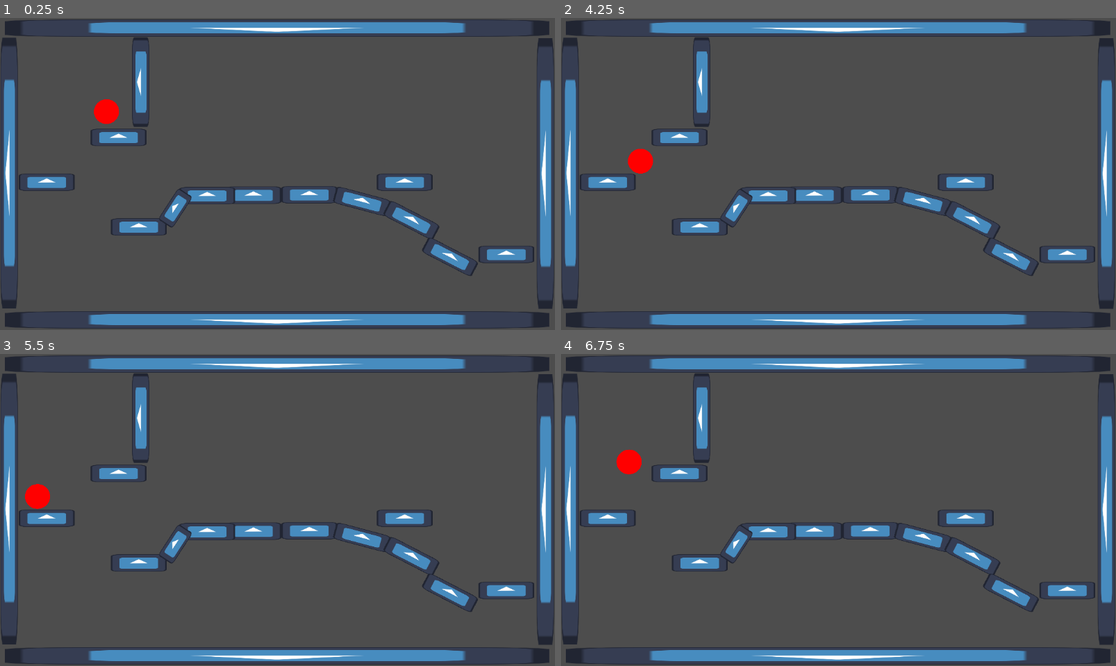
Above: before the commit, frames 1-4 (two rows, left to right).
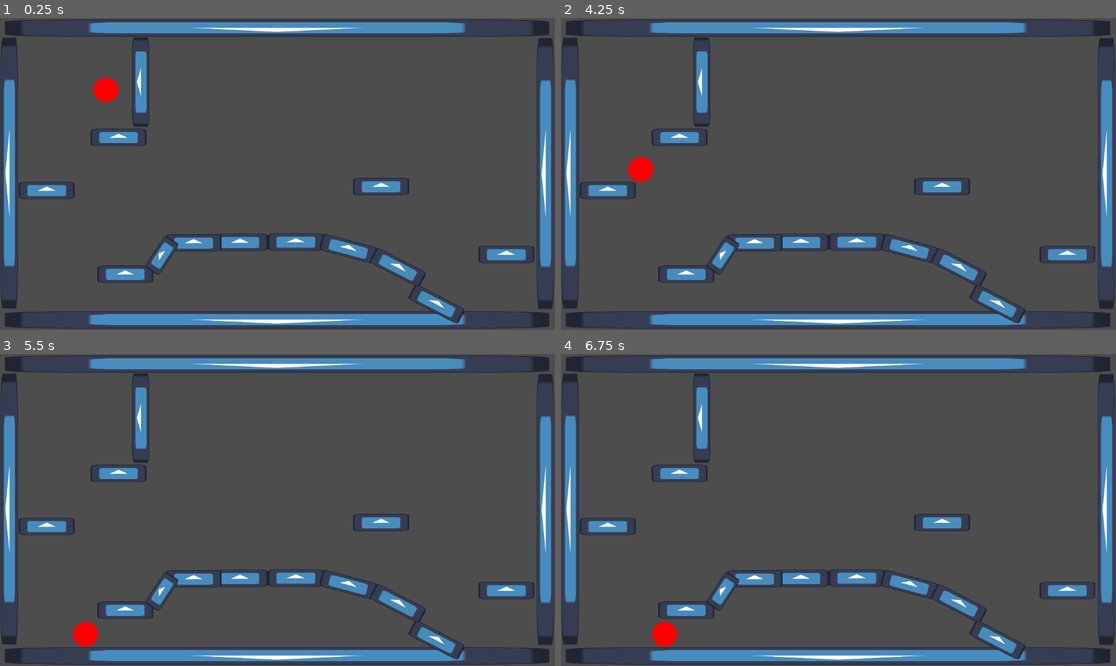
Above: after the commit, the same moments.

Repository: 4drian23/Reproducir-movimiento-en-Godot
Game: Godot game, scene res://Mundo/mundo.tscn
Same seed, same stepped clock (60 frames per second), same inputs: the game is played once before the commit and once after it. The engine's default icon, where the game draws it, is replaced by a stand-in: a white triangle on a blue panel in a dark square.
Inputs:
- Up to frame 1 (0.25 s): no input
- Up to frame 2 (4.25 s): tap Enter (ui_accept) at 0.5, 0.77, 1.52, 3.02, 3.77 s; hold Right (ui_right) 0.53-2.03 s; hold Left (ui_left) 2.03-2.78 s; hold Right (ui_right) from 2.78 s (still down)
- Up to frame 3 (5.5 s): release Right (ui_right) at 4.28 s; hold Left (ui_left) 4.28-5.03 s; tap Enter (ui_accept) at 4.52 s; hold Right (ui_right) from 5.03 s (still down)
- Up to frame 4 (6.75 s): release Right (ui_right) at 5.78 s; hold Left (ui_left) from 5.78 s (still down); tap Enter (ui_accept) at 6.02 s

The runs differ from the first frame. In frame 1, 6.6% of the frame differs, in the area x 3-87%, y 19-98%; in frame 2, 6.3%; in frame 3, 6.6%, in the area x 3-87%, y 41-98%; in frame 4, 6.6%.

Commit message:
Algunos Retoques

Diff:
--- a/Mundo/mundo.tscn
+++ b/Mundo/mundo.tscn
@@ -28,7 +28,7 @@
 [node name="plataformas" type="Node" parent="."]
 
 [node name="Plataforma4" parent="plataformas" instance=ExtResource("1_uogqy")]
-position = Vector2(97, 341)
+position = Vector2(97, 358)
 rotation = 3.13965
 scale = Vector2(0.911816, -0.27804)
 
@@ -38,17 +38,17 @@
 scale = Vector2(0.911816, -0.27804)
 
 [node name="Plataforma6" parent="plataformas" instance=ExtResource("1_uogqy")]
-position = Vector2(288, 434)
+position = Vector2(260, 532)
 rotation = 3.13965
 scale = Vector2(0.911816, -0.27804)
 
 [node name="Plataforma7" parent="plataformas" instance=ExtResource("1_uogqy")]
-position = Vector2(526, 368)
+position = Vector2(498, 466)
 rotation = 3.13965
 scale = Vector2(0.911816, -0.27804)
 
 [node name="Plataforma8" parent="plataformas" instance=ExtResource("1_uogqy")]
-position = Vector2(430, 369)
+position = Vector2(402, 467)
 rotation = 3.13965
 scale = Vector2(0.911816, -0.27804)
 
@@ -58,22 +58,22 @@
 scale = Vector2(1.447, -0.278)
 
 [node name="Plataforma10" parent="plataformas" instance=ExtResource("1_uogqy")]
-position = Vector2(364, 395)
+position = Vector2(336, 493)
 rotation = 2.14675
 scale = Vector2(0.607, -0.278)
 
 [node name="Plataforma11" parent="plataformas" instance=ExtResource("1_uogqy")]
-position = Vector2(642, 367)
+position = Vector2(614, 465)
 rotation = 3.13965
 scale = Vector2(0.911816, -0.27804)
 
 [node name="Plataforma12" parent="plataformas" instance=ExtResource("1_uogqy")]
-position = Vector2(751, 381)
+position = Vector2(723, 479)
 rotation = -2.88154
 scale = Vector2(0.911816, -0.27804)
 
 [node name="Plataforma13" parent="plataformas" instance=ExtResource("1_uogqy")]
-position = Vector2(854, 420)
+position = Vector2(826, 518)
 rotation = -2.66512
 scale = Vector2(0.911816, -0.27804)
 
@@ -83,14 +83,14 @@
 scale = Vector2(0.911816, -0.27804)
 
 [node name="Plataforma15" parent="plataformas" instance=ExtResource("1_uogqy")]
-position = Vector2(840, 341)
+position = Vector2(791, 350)
 rotation = 3.13965
 scale = Vector2(0.911816, -0.27804)
 
 [node name="Plataforma16" parent="plataformas" instance=ExtResource("1_uogqy")]
-position = Vector2(934, 496)
+position = Vector2(906, 594)
 rotation = -2.66512
 scale = Vector2(0.911816, -0.27804)
 
 [node name="Personaje" parent="." instance=ExtResource("2_n21h7")]
-position = Vector2(221, 161)
+position = Vector2(220, 116)
